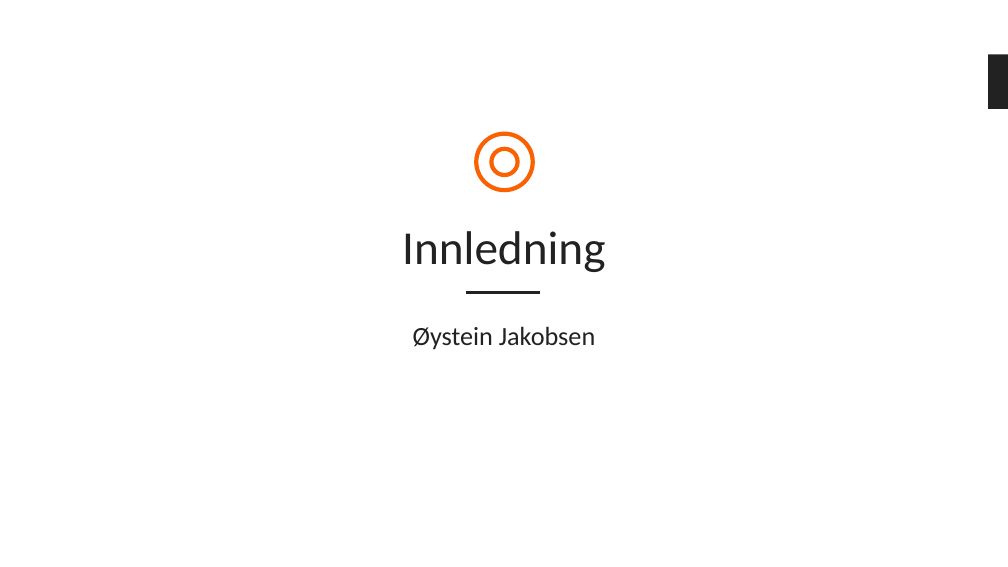
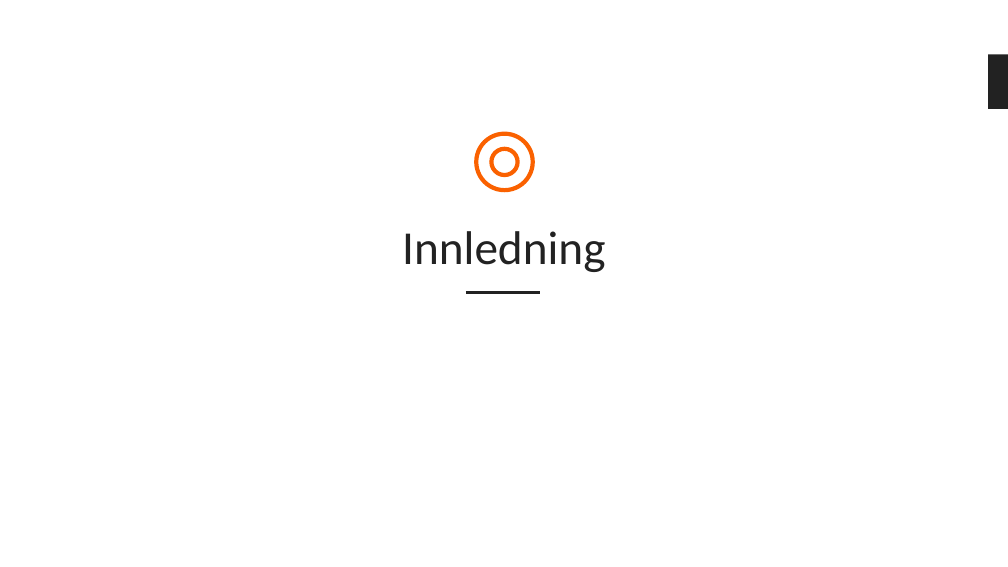
Before and after one commit to bouvet/VisitorAndStrategyPattern, a slide deck: slide 2 of Presentasjon.pptx. Drawn at 1008x567 pixels with LibreOffice and Linux fonts; fonts in the diff are those of the drawing; background and template pictures are left out. Boxes give left, top, right and bottom in pixels: in the first picture for what was removed or moved away, otherwise in the second. Text is boxed around its words. In the diff, an @@ line names an element or a change of style, - is before the commit and + after.

```diff
--- a/Presentasjon.pptx
+++ b/Presentasjon.pptx
@@ subtitle removed at box(413, 326, 595, 350) @@
-Øystein Jakobsen
```
Also in this commit, not shown: 4 other slides changed.
